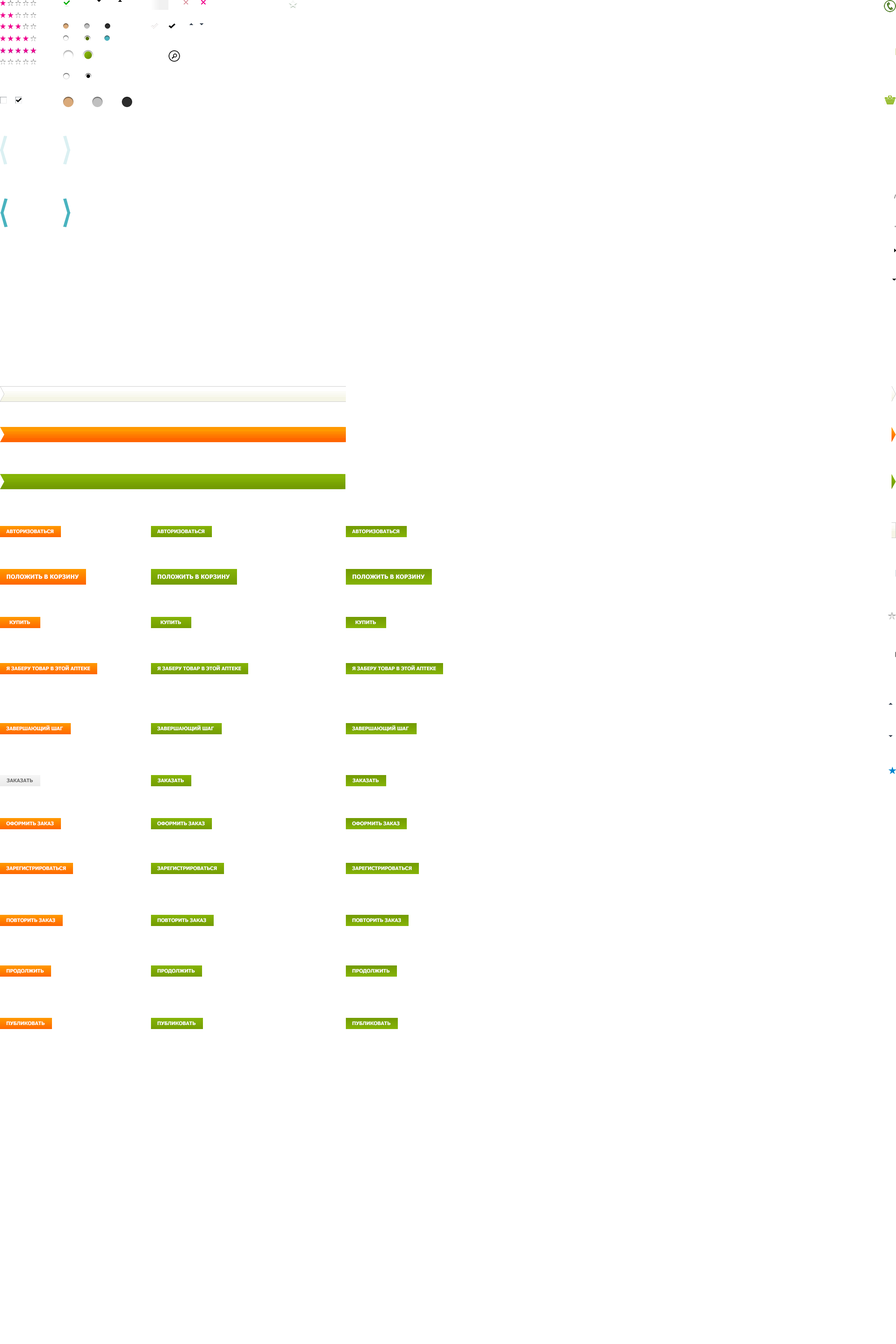
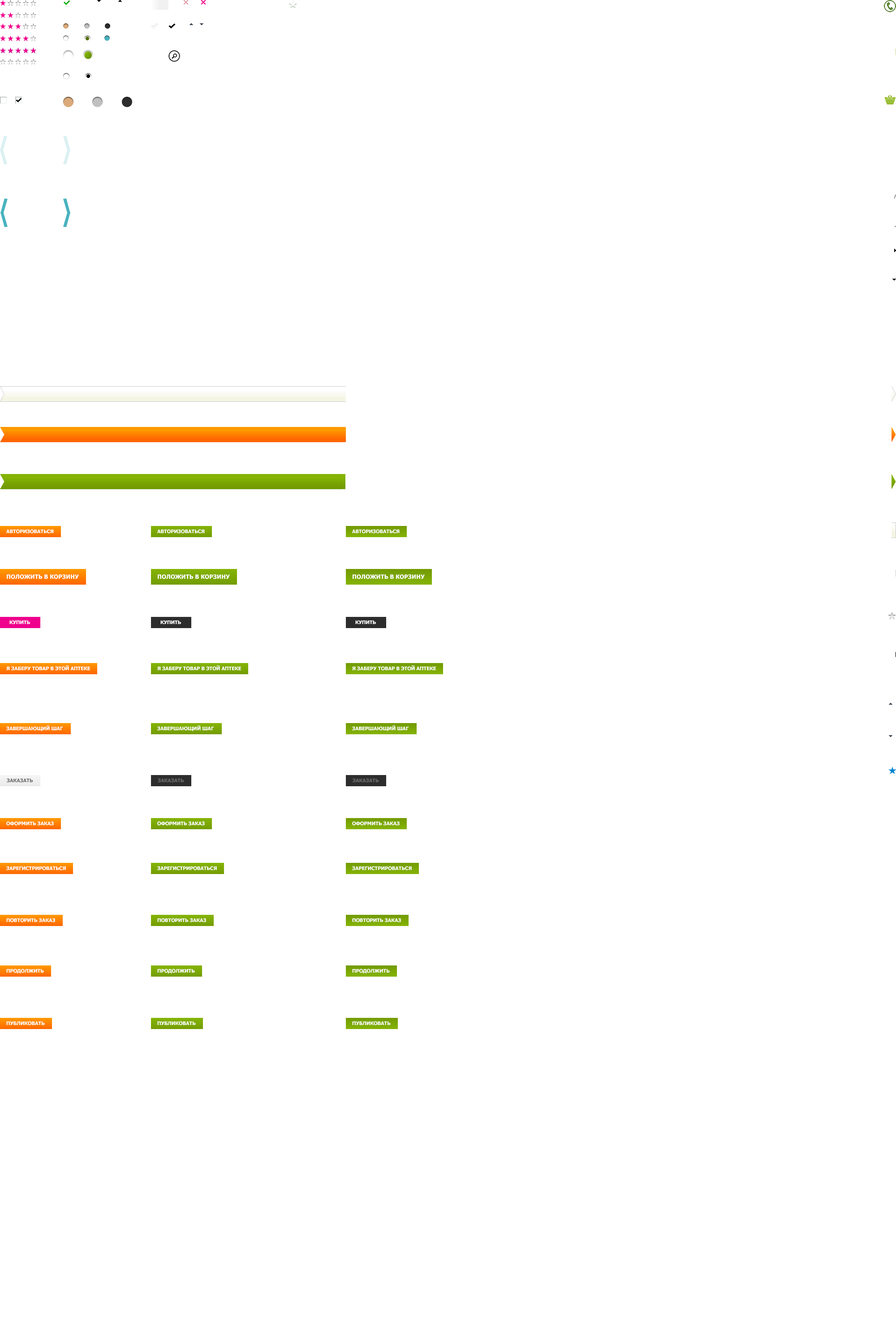
Revision of a layered 896px x 1344px image; what changed, layer by layer:
hid "Text" (8th of 35) over [345, 774, 387, 786]
hid "Text" (9th of 35) over [150, 774, 192, 786]
hid "Text" (17th of 35) over [345, 616, 387, 628]
hid "Text" (18th of 35) over [150, 616, 192, 628]
added layer "Text copy 2" above "Rectangle copy 2" over [355, 620, 376, 624]
added layer "Rectangle copy 2" above "Text copy 3" over [345, 616, 387, 628]
added layer "Text copy 3" above "Rectangle copy 4" over [352, 777, 379, 783]
added layer "Rectangle copy 4" above "Text" over [345, 774, 387, 786]
added layer "Text" (19th of 35) above "Rectangle copy 3" over [157, 777, 185, 783]
added layer "Rectangle copy 3" above "Text copy" over [150, 774, 192, 786]
added layer "Text copy" above "Rectangle copy" over [160, 620, 181, 624]
added layer "Rectangle copy" above "Text" over [150, 616, 192, 628]
added layer "Text" (20th of 35) above "Rectangle" over [9, 620, 31, 624]
added layer "Rectangle" (5th of 10) above "Text" over [0, 616, 41, 628]
